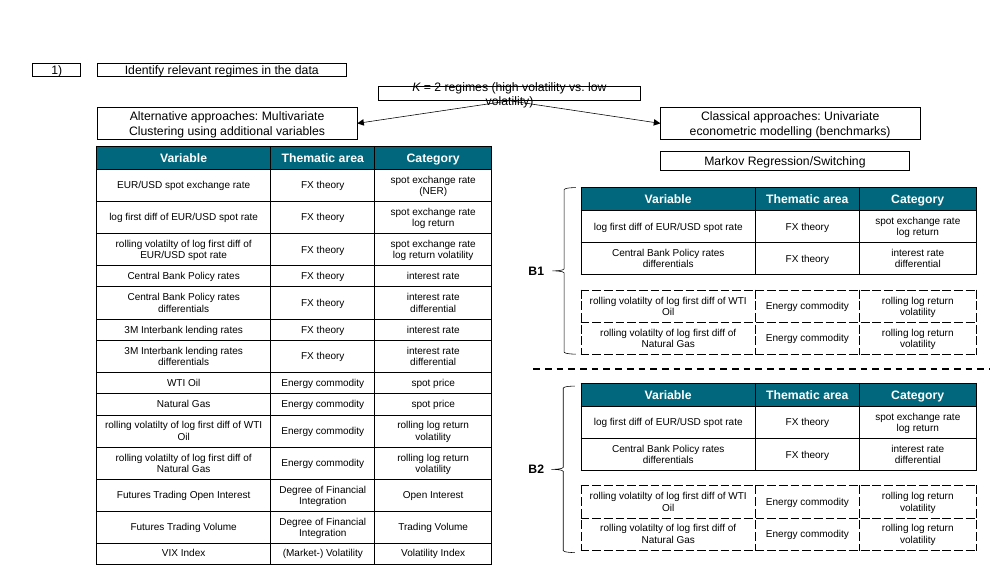
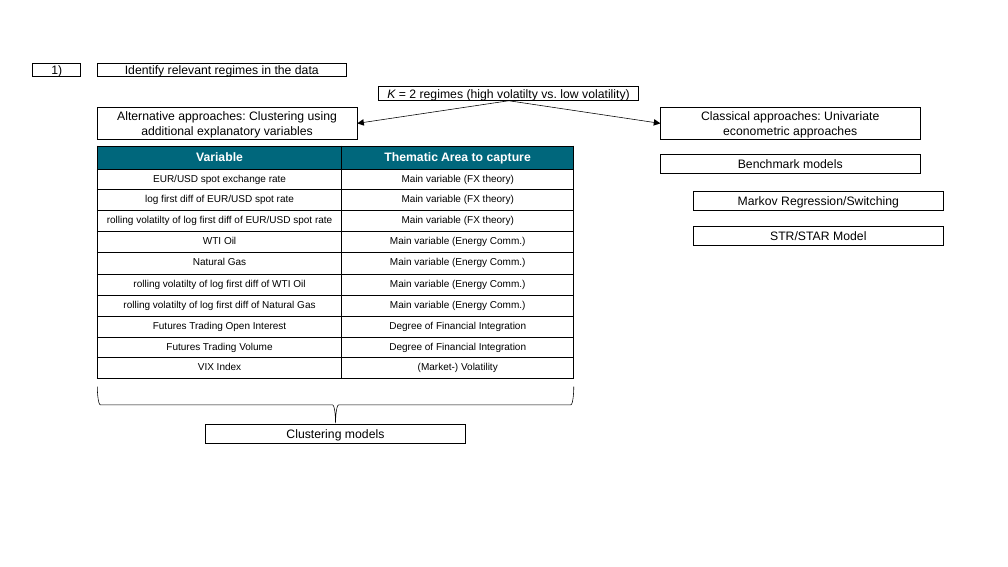
Before and after one commit to RobertHennings/Seminar, a slide deck: slide 10 of reports/presentation_pptx_version/PPTX_WiSo_Template.pptx. Drawn at 1008x567 pixels with LibreOffice and Linux fonts; fonts in the diff are those of the drawing; background and template pictures are left out. Boxes give left, top, right and bottom in pixels: in the first picture for what was removed or moved away, otherwise in the second. Text is boxed around its words. In the diff, an @@ line names an element or a change of style, - is before the commit and + after.

```diff
--- a/reports/presentation_pptx_version/PPTX_WiSo_Template.pptx
+++ b/reports/presentation_pptx_version/PPTX_WiSo_Template.pptx
@@ text in rectangle at [387, 89, 630, 101]: text changed @@
-K = 2 regimes (high volatility vs. low volatility)
+K = 2 regimes (high volatilty vs. low volatility)
@@ text in rectangle at [117, 111, 337, 138]: text changed @@
-Alternative approaches: Multivariate Clustering using additional variables
+Alternative approaches: Clustering using additional explanatory variables
@@ text in rectangle at [701, 111, 879, 138]: text changed @@
-Classical approaches: Univariate econometric modelling (benchmarks)
+Classical approaches: Univariate econometric approaches
@@ table at [98, 146, 574, 378] @@
-Variable | Thematic area | Category
-EUR/USD spot exchange rate | FX theory | spot exchange rate (NER)
-log first diff of EUR/USD spot rate | FX theory | spot exchange rate log return
-rolling volatilty of log first diff of EUR/USD spot rate | FX theory | spot exchange rate log return volatility
-Central Bank Policy rates | FX theory | interest rate
-Central Bank Policy rates differentials | FX theory | interest rate / differential
-3M Interbank lending rates | FX theory | interest rate
-3M Interbank lending rates differentials | FX theory | interest rate / differential
-WTI Oil | Energy commodity | spot price
-Natural Gas | Energy commodity | spot price
-rolling volatilty of log first diff of WTI Oil | Energy commodity | rolling log return volatility
-rolling volatilty of log first diff of Natural Gas | Energy commodity | rolling log return volatility
-Futures Trading Open Interest | Degree of Financial Integration | Open Interest
-Futures Trading Volume | Degree of Financial Integration | Trading Volume
-VIX Index | (Market-) Volatility | Volatility Index
+Variable | Thematic Area to capture
+EUR/USD spot exchange rate | Main variable (FX theory)
+log first diff of EUR/USD spot rate | Main variable (FX theory)
+rolling volatilty of log first diff of EUR/USD spot rate | Main variable (FX theory)
+WTI Oil | Main variable (Energy Comm.)
+Natural Gas | Main variable (Energy Comm.)
+rolling volatilty of log first diff of WTI Oil | Main variable (Energy Comm.)
+rolling volatilty of log first diff of Natural Gas | Main variable (Energy Comm.)
+Futures Trading Open Interest | Degree of Financial Integration
+Futures Trading Volume | Degree of Financial Integration
+VIX Index | (Market-) Volatility
@@ table: place and size @@
-table at [97, 146, 492, 563]
+table at [98, 146, 574, 378]
@@ rectangle added at [660, 154, 920, 174], outline #000000 1 pt, 11 pt, text #000000 @@
+Benchmark models
@@ left brace removed at [552, 188, 575, 354] @@
@@ table removed at [581, 188, 976, 275], 3 rows, 3 columns @@
-Variable | Thematic area | Category
-log first diff of EUR/USD spot rate | FX theory | spot exchange rate log return
-Central Bank Policy rates differentials | FX theory | interest rate / differential
@@ rectangle "Markov Regression/Switching": place and size @@
-rectangle "Markov Regression/Switching" at [660, 151, 910, 170]
+rectangle "Markov Regression/Switching" at [694, 191, 943, 210]
@@ rectangle added at [694, 226, 943, 246], outline #000000 1 pt, 11 pt, text #000000 @@
+STR/STAR Model
@@ text removed at [528, 266, 544, 275] @@
-B1
@@ table removed at [581, 290, 976, 354], 2 rows, 3 columns @@
-rolling volatilty of log first diff of WTI Oil | Energy commodity | rolling log return volatility
-rolling volatilty of log first diff of Natural Gas | Energy commodity | rolling log return volatility
@@ left brace added at [98, 386, 574, 423], outline #000000 0.5 pt @@
@@ line removed from (534, 369) to (990, 369) @@
@@ left brace removed at [551, 386, 574, 553] @@
@@ table removed at [581, 383, 976, 470], 3 rows, 3 columns @@
-Variable | Thematic area | Category
-log first diff of EUR/USD spot rate | FX theory | spot exchange rate log return
-Central Bank Policy rates differentials | FX theory | interest rate / differential
@@ rectangle added at [206, 425, 466, 444], outline #000000 1 pt, 11 pt, text #000000 @@
+Clustering models
@@ text removed at [528, 464, 544, 473] @@
-B2
@@ table removed at [581, 486, 976, 550], 2 rows, 3 columns @@
-rolling volatilty of log first diff of WTI Oil | Energy commodity | rolling log return volatility
-rolling volatilty of log first diff of Natural Gas | Energy commodity | rolling log return volatility
```
Also in this commit, not shown: 5 other slides changed, 3 slides added, 3 slides removed, 1 other file.
